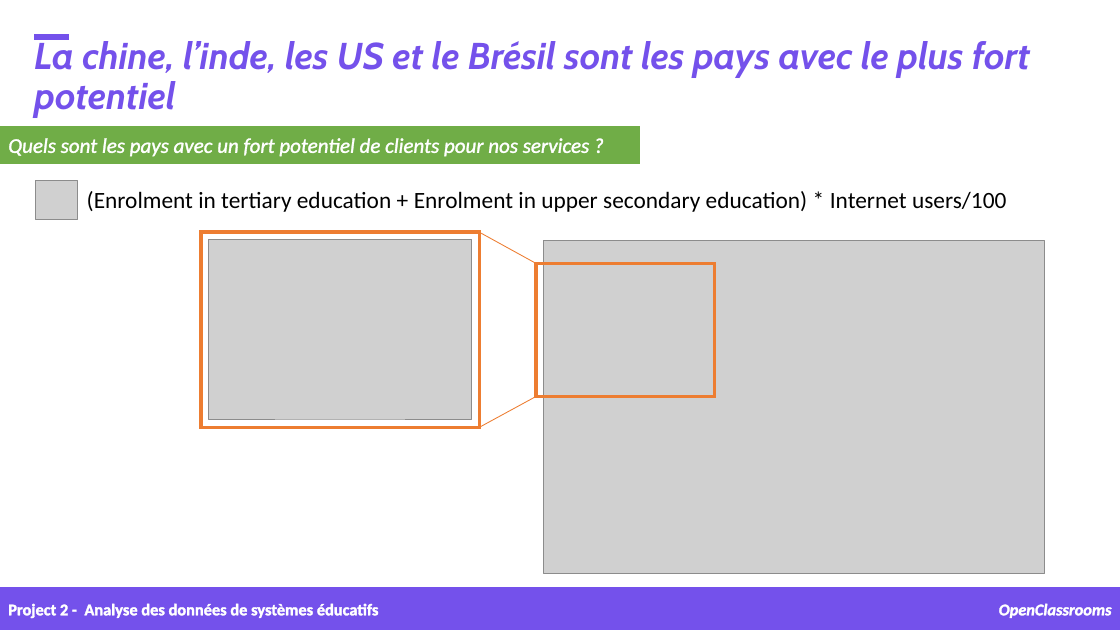
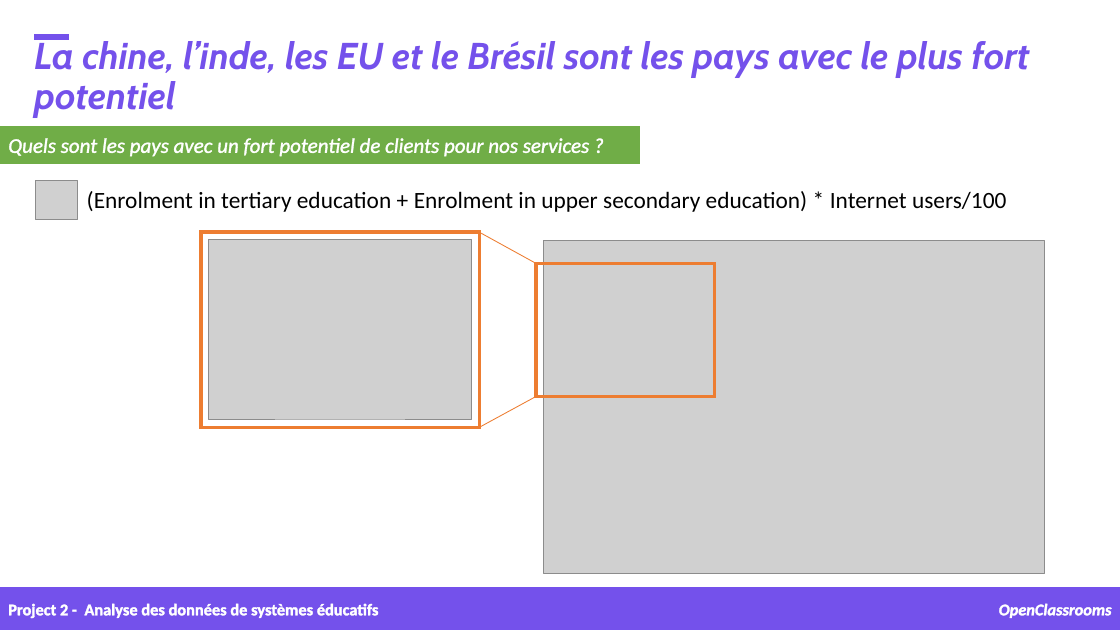
Before and after one commit to samirhinojosa/OC-P2-education-statistics, a slide deck: slide 14 of supports/P2_02_presentation v2 - final.pptx. Drawn at 1120x630 pixels with LibreOffice and Linux fonts; fonts in the diff are those of the drawing; grey boxes stand for pictures; background and template pictures are left out. Boxes give left, top, right and bottom in pixels: in the first picture for what was removed or moved away, otherwise in the second. Text is boxed around its words. In the diff, an @@ line names an element or a change of style, - is before the commit and + after.

```diff
--- a/supports/P2_02_presentation v2 - final.pptx
+++ b/supports/P2_02_presentation v2 - final.pptx
@@ text at box(34, 37, 1029, 118): text changed @@
-La chine, l’inde, les US et le Brésil sont les pays avec le plus fort potentiel
+La chine, l’inde, les EU et le Brésil sont les pays avec le plus fort potentiel
```
Also in this commit, not shown: 8 other slides changed, 5 other files.
